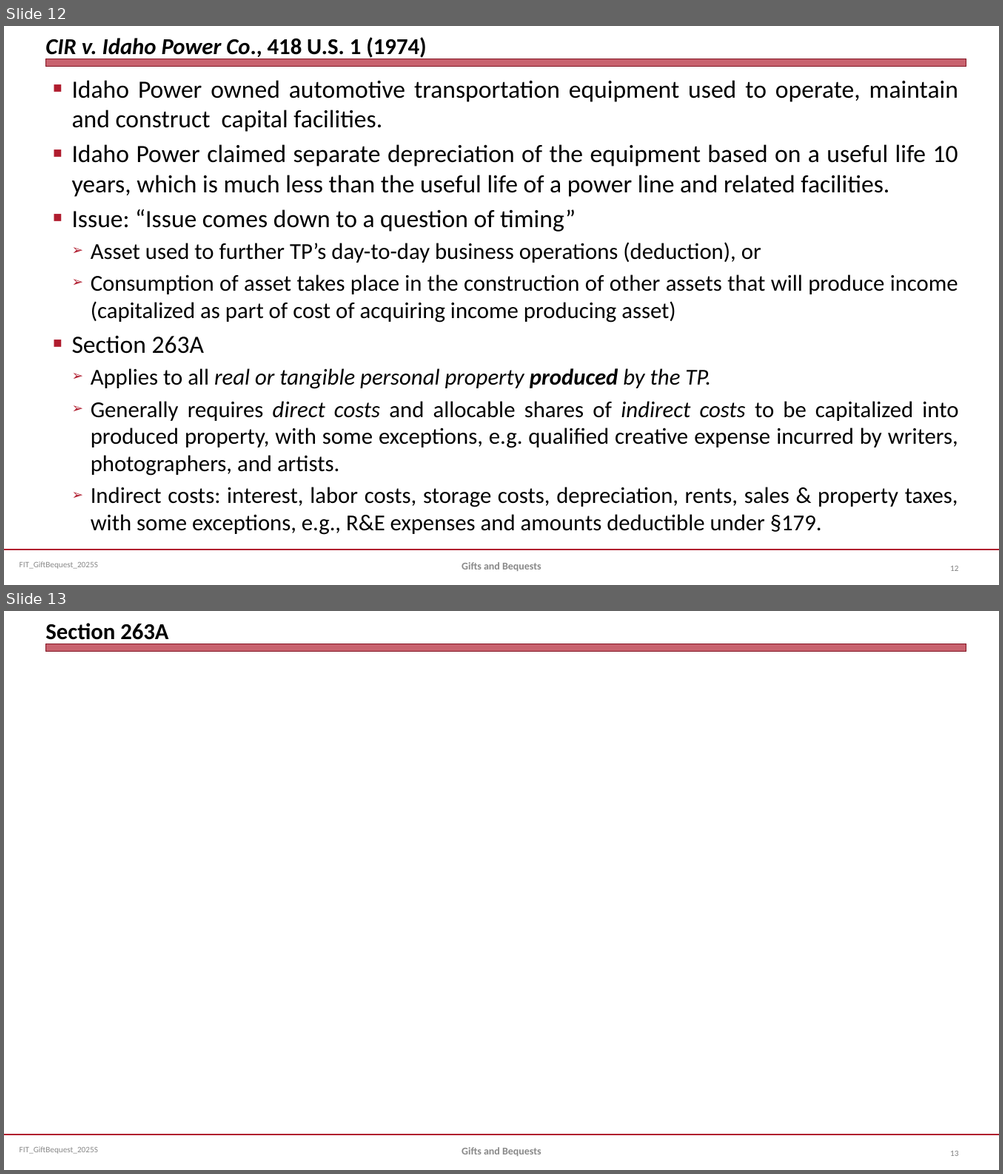
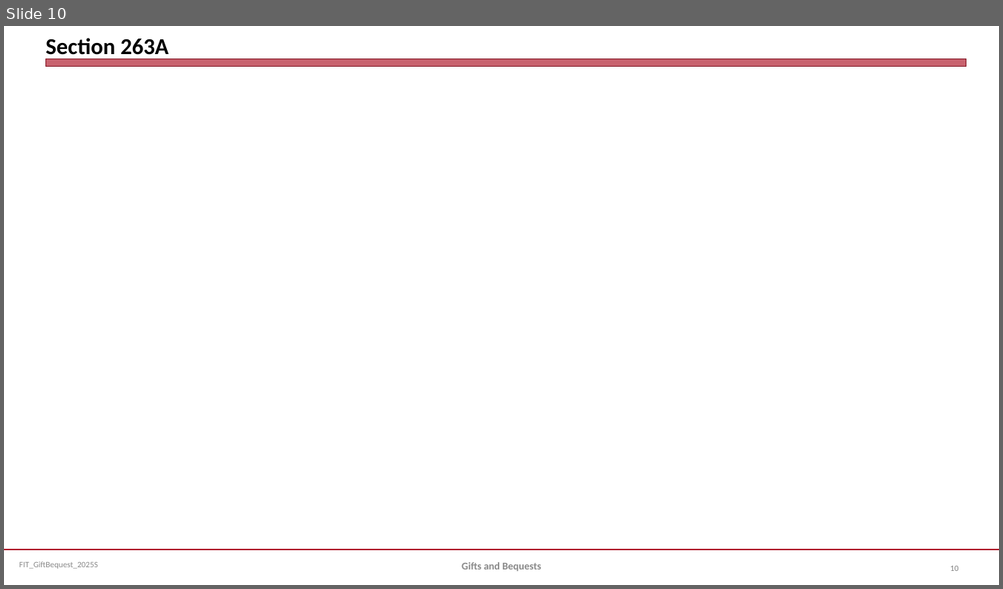
Before and after one commit to jmc877/Fed-Income-Tax, a slide deck: slides/FIT_GiftBequest_2025S.pptx. Shown one above the other, each under a label of ours: slides 12 and 13 before the commit, slide 10 after it. The pictures are 1003x1174 and 1003x589 pixels, drawn with LibreOffice and Linux fonts; fonts in the diff are those of the drawing. Boxes give left, top, right and bottom in pixels: in the first picture for what was removed or moved away, otherwise in the second. Text is boxed around its words. In the diff, an @@ line names an element or a change of style, - is before the commit and + after.

```diff
--- a/slides/FIT_GiftBequest_2025S.pptx
+++ b/slides/FIT_GiftBequest_2025S.pptx
@@ slide 12 removed at [4, 26, 999, 585], background #FFFFFF; not listed: 3 template elements that a slide beside it also shows @@
@@ title removed at [45, 37, 426, 60] @@
-CIR v. Idaho Power Co., 418 U.S. 1 (1974)
@@ text removed at [72, 80, 958, 535] @@
-■ Idaho Power owned automotive transportation equipment used to operate, maintain and construct capital facilities.
-■ Idaho Power claimed separate depreciation of the equipment based on a useful life 10 years, which is much less than the useful life of a power line and related facilities.
-■ Issue: “Issue comes down to a question of timing”
-  ➢ Asset used to further TP’s day-to-day business operations (deduction), or
-  ➢ Consumption of asset takes place in the construction of other assets that will produce income (capitalized as part of cost of acquiring income producing asset)
-■ Section 263A
-  ➢ Applies to all real or tangible personal property produced by the TP.
-  ➢ Generally requires direct costs and allocable shares of indirect costs to be capitalized into produced property, with some exceptions, e.g. qualified creative expense incurred by writers, photographers, and artists.
-  ➢ Indirect costs: interest, labor costs, storage costs, depreciation, rents, sales & property taxes, with some exceptions, e.g., R&E expenses and amounts deductible under §179.
@@ text removed at [461, 562, 541, 571] @@
-Gifts and Bequests
@@ page number removed at [950, 566, 958, 571] @@
-12
@@ what was slide 13 is now slide 10 @@
@@ page number at [950, 566, 958, 571]: text changed @@
-13
+10
```
Also in this commit, not shown: 2 slides changed, 2 slides added, 4 other slides removed, 1 other file.
